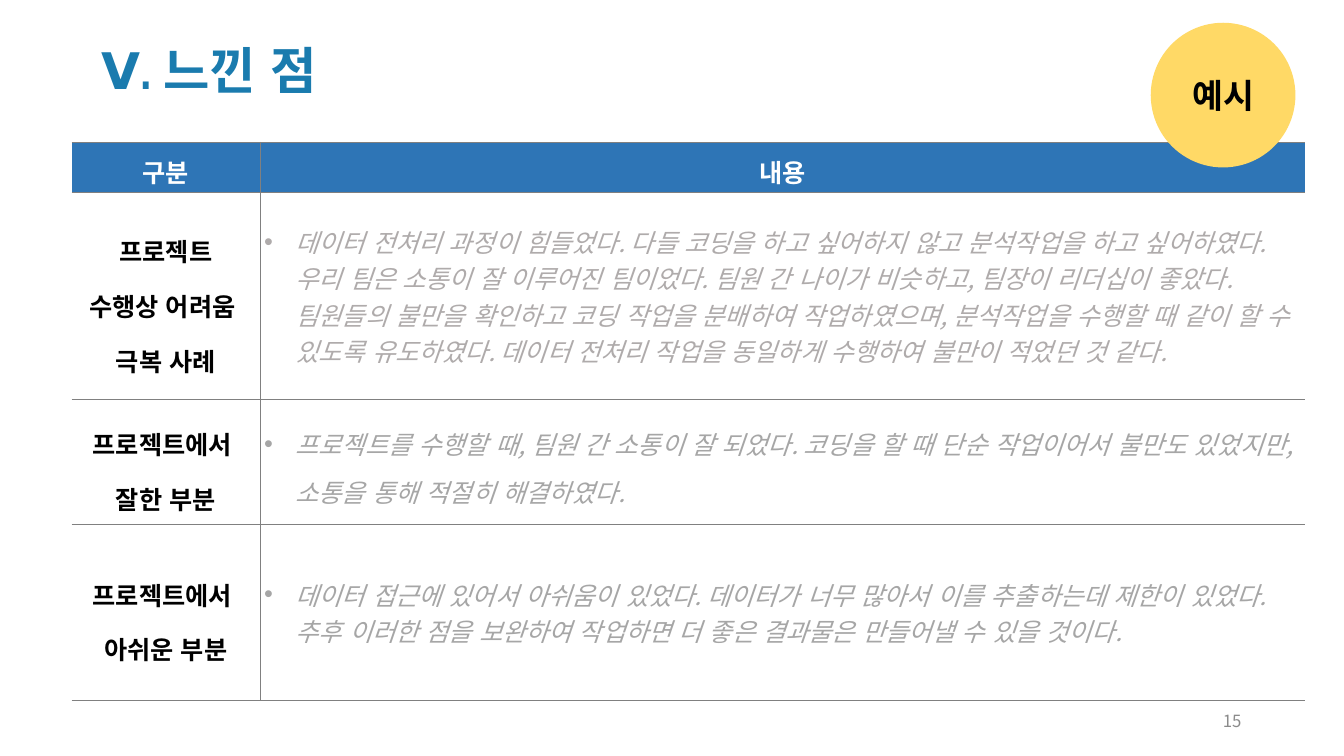
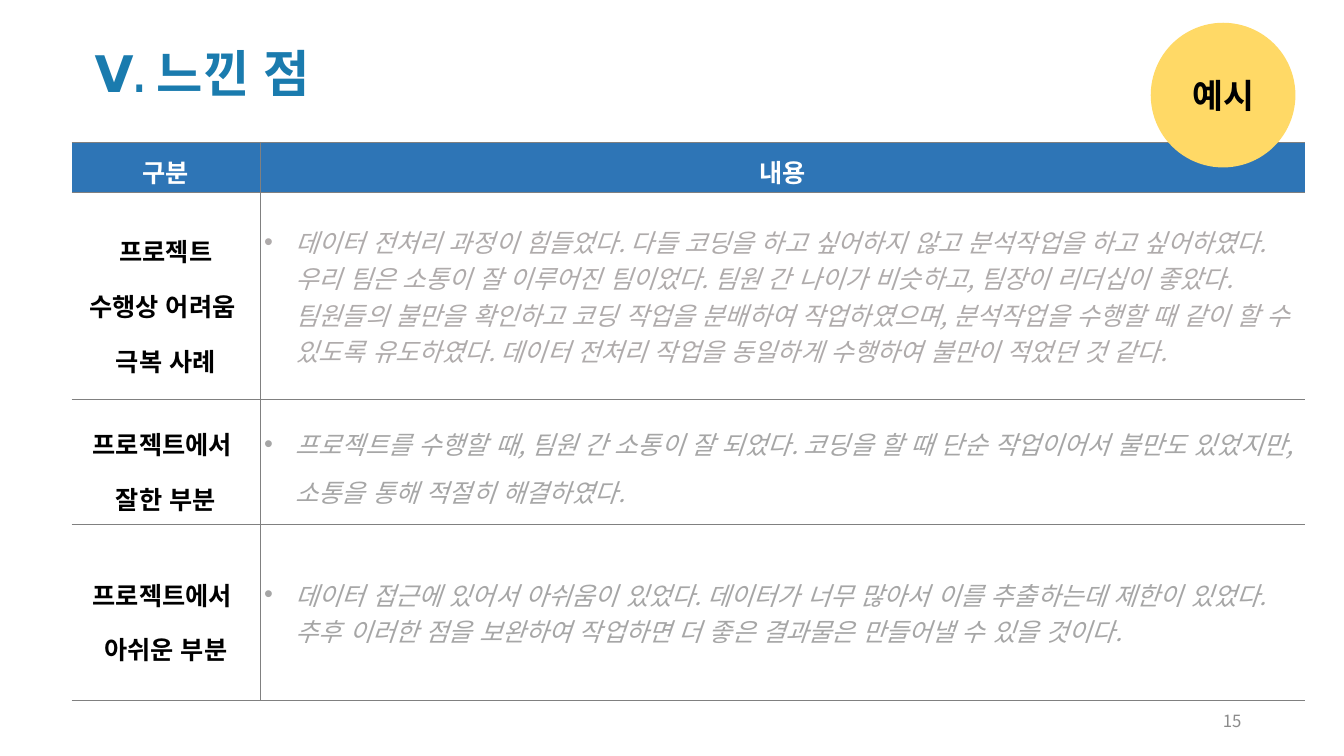
Before and after one commit to drhee0919/Lecture_Backup, a slide deck: slide 15 of 최종프로젝트(국회의원_분석)/프로젝트 데이터/기획서&발표자료/(훈련생용 양식) [4차 6기] 파이널프로젝트_결과보고서_서비스산업.pptx. Drawn at 1344x756 pixels with LibreOffice and Linux fonts; fonts in the diff are those of the drawing. Boxes give left, top, right and bottom in pixels: in the first picture for what was removed or moved away, otherwise in the second. Text is boxed around its words. In the diff, an @@ line names an element or a change of style, - is before the commit and + after.

```diff
--- a/최종프로젝트(국회의원_분석)/프로젝트 데이터/기획서&발표자료/(훈련생용 양식) [4차 6기] 파이널프로젝트_결과보고서_서비스산업.pptx
+++ b/최종프로젝트(국회의원_분석)/프로젝트 데이터/기획서&발표자료/(훈련생용 양식) [4차 6기] 파이널프로젝트_결과보고서_서비스산업.pptx
@@ text "Ⅴ. 느낀 점": place and size @@
-text "Ⅴ. 느낀 점" at (101,47,316,93)
+text "Ⅴ. 느낀 점" at (95,50,309,96)
```
Also in this commit, not shown: 1 other slide changed, 4 other files.
